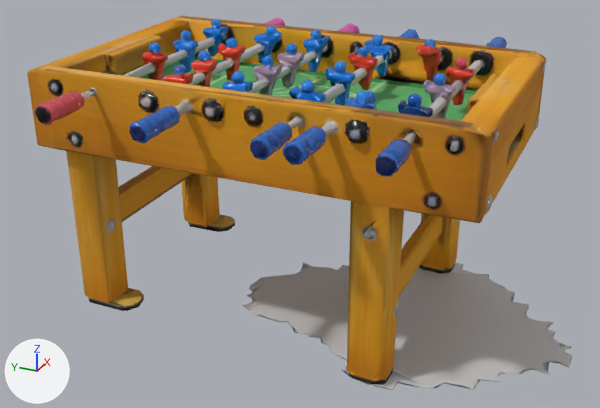
Before and after pictures for a commit that changed the glTF model assets/exported/foosball_table/foosball_table.glb.
Rendered twice from a 50 mm camera at (-1.401, -0.568, 0.648) aimed at (-0.04, 0.044, -0.033). Every picture has the same lights, and +X, +Y and +Z are marked at lower left. The first picture is the older version. Vertices at exactly the same position are counted once.

Before the edit, the objects in view are built like this:
```python
me_mesh_0 = bpy.data.meshes.new('Mesh_0')
me_mesh_0.from_pydata(...)  # 4968 vertices, 9967 faces; spans x -0.403..0.401, y -0.5..0.501, z -0.254..0.263
me_mesh_0.materials.append(mat_qtmesh_gen3d_1_1788649040403_mesh_mat)
ob_qtmesh_gen3d_1_1788649040403 = bpy.data.objects.new('qtmesh_gen3d_1_1788649040403', me_mesh_0)
ob_qtmesh_gen3d_1_1788649040403.location = (0.0, 0.0, 0.0)
```
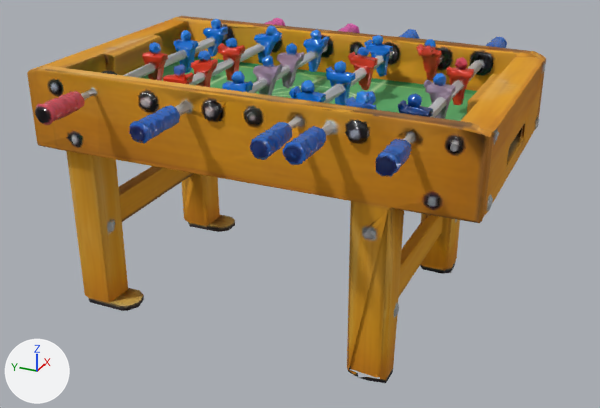
Boxes (x1, y1, x2, y2) around the edits, measured in the pictures (600 x 408 px):
'qtmesh_gen3d_1_1788649040403', reshaped
    before: (27, 16, 573, 390)
    after: (27, 16, 546, 383)
part 1 of me_mesh_0, cut back
    before: (242, 210, 573, 390)
    after: (349, 370, 385, 383)

The change, as a diff of the scene's bpy script:
```diff
--- a/assets/exported/foosball_table/foosball_table.glb.py
+++ b/assets/exported/foosball_table/foosball_table.glb.py
@@ me_mesh_0 @@
 # used by ob_qtmesh_gen3d_1_1788649040403; location = (0.0, 0.0, 0.0)
-me_mesh_0.from_pydata(...)  # 4968 vertices, 9967 faces; spans x -0.403..0.401, y -0.5..0.501, z -0.254..0.263
+me_mesh_0.from_pydata(...)  # 4768 vertices, 9539 faces; spans x -0.403..0.401, y -0.358..0.501, z -0.253..0.263
+# me_mesh_0 part 1
+# 204 vertices are removed from x -0.253..0.25, y -0.5..0.165, z -0.254..-0.248
+# 436 faces are deleted
+# 2 vertices move from x -0.251..-0.25, y -0.196..-0.154, z -0.241 to x -0.251..-0.25, y -0.181..-0.162, z -0.237..-0.235
+# 4 vertices are added at (-0.25, -0.182, -0.246), (-0.253, -0.163, -0.242), (-0.244, -0.156, -0.248), (-0.252, -0.164, -0.242)
+# 8 new faces join them
+# other edits to the shape of me_mesh_0 do not show in these pictures
 me_mesh_0.materials.append(mat_qtmesh_gen3d_1_1788649040403_mesh_mat)
```
